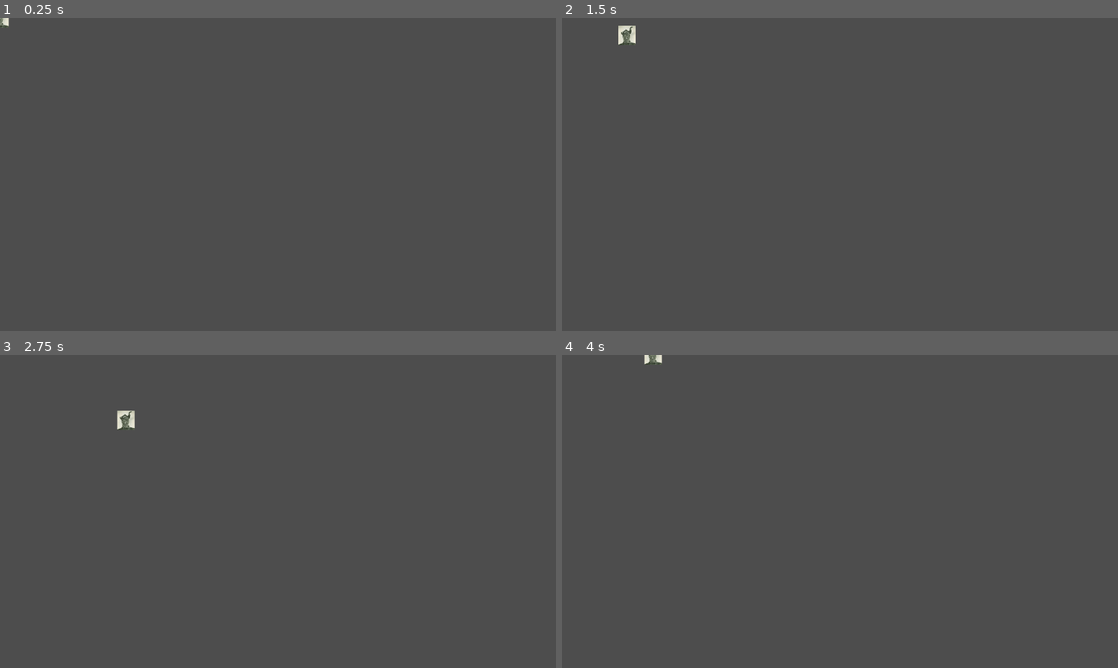
Above: before the commit, frames 1-4 (two rows, left to right).
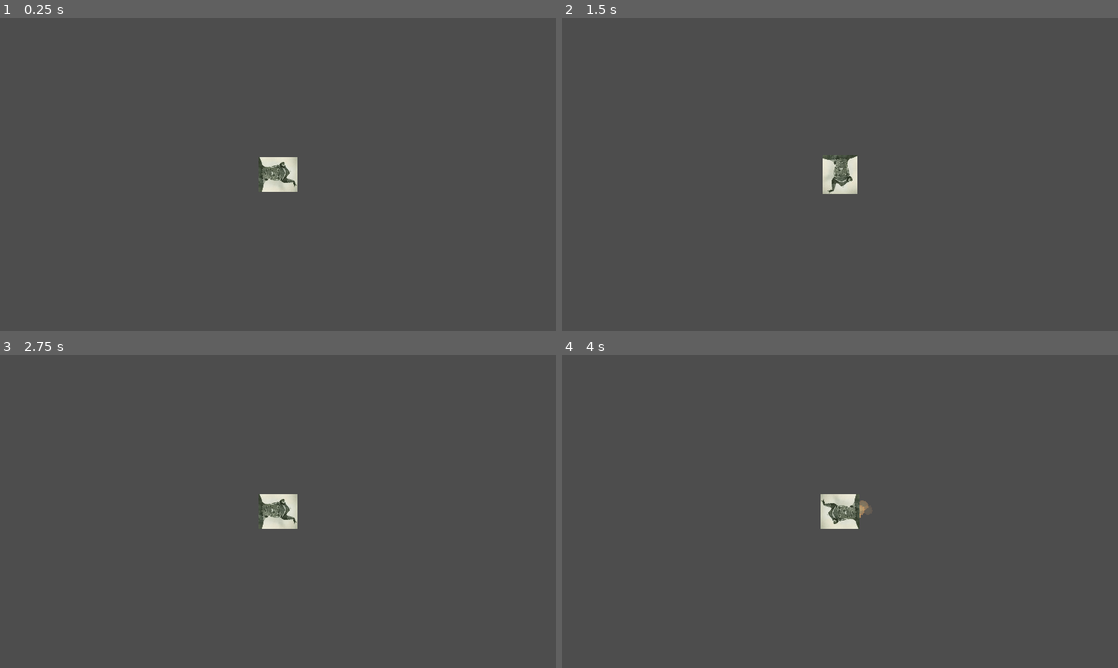
Above: after the commit, the same moments.

Repository: KosmicKroh/baldknobbers
Game: Godot game, scene res://player.tscn
The game is run twice, just before and just after one commit, with the same random seed, the same clock (stepped at 60 frames per second) and the same inputs. This scene is started directly instead of the project's main scene.
Inputs:
- Up to frame 1 (0.25 s): no input
- Up to frame 2 (1.5 s): tap Enter at 0.5 s; hold D (walk_right) 0.53-1.28 s; tap E (add_fire) at 0.6 s; tap Q (add_water) at 0.8, 1.35 s; hold Down (walk_down) from 1.28 s (still down)
- Up to frame 3 (2.75 s): tap E (add_fire) at 1.55, 2.1 s; release Down (walk_down) at 2.03 s; hold D (walk_right) from 2.03 s (still down); tap Q (add_water) at 2.3 s
- Up to frame 4 (4 s): release D (walk_right) at 2.78 s; hold W (walk_up) 2.78-3.53 s; tap Q (add_water) at 2.85, 3.8 s; tap E (add_fire) at 3.05, 3.6 s; hold A (walk_left) from 3.53 s (still down)

The runs differ from the first frame. In frame 1, 0.7% of the frame differs, in the area x 0-54%, y 0-56%; in frame 2, 0.8%; in frame 3, 0.8%, in the area x 21-54%, y 17-56%; in frame 4, 0.8%.

Commit message:
Updated Player with Fire and Water

Diff:
--- a/baldknobbers-game/player.gd
+++ b/baldknobbers-game/player.gd
@@ -2,6 +2,9 @@
 
 
 const SPEED = 300.0
+var waterTexture = load("res://Sprites/WaterDrop.png")
+var fireTexture = load("res://Sprites/Fireball.png")
+var isWater:bool = true
 
 
 func _physics_process(_delta: float) -> void:
@@ -13,7 +16,27 @@
 
 	if directionX or directionY:
 		velocity = Vector2(directionX,directionY).normalized()*SPEED
+		if directionX == 1:
+			rotation = 0
+		elif directionX == -1:
+			rotation = PI
+		elif directionY == 1:
+			rotation = PI/2
+		elif directionY == -1:
+			rotation = -PI/2
 	else:
 		velocity *= 0.9
 
+	if Input.is_action_just_pressed("add_water") and not $Particles.emitting == false:
+		$Particles.texture = waterTexture
+		$Particles.emitting = true
+		isWater = true
+
+	if Input.is_action_just_pressed("add_fire") and $Particles.emitting == false:
+		$Particles.texture = fireTexture
+		$Particles.emitting = true
+		isWater = false
+
+	$EffectArea.monitoring = $Particles.emitting
+
 	move_and_slide()
--- a/baldknobbers-game/player.tscn
+++ b/baldknobbers-game/player.tscn
@@ -1,18 +1,70 @@
-[gd_scene load_steps=4 format=3 uid="uid://crsdvtn5cgwds"]
+[gd_scene load_steps=11 format=3 uid="uid://crsdvtn5cgwds"]
 
 [ext_resource type="Texture2D" uid="uid://28k7yvg5waf8" path="res://Sprites/BaldknobberPlaceholder.jpg" id="1_4flbx"]
 [ext_resource type="Script" uid="uid://d1fent70vmhh4" path="res://player.gd" id="1_onrkg"]
+[ext_resource type="Texture2D" uid="uid://ck58ka2nsdr55" path="res://Sprites/Water Drop.png" id="2_i3pqv"]
+
+[sub_resource type="Curve" id="Curve_i3pqv"]
+_data = [Vector2(0, 1), 0.0, 0.0, 0, 0, Vector2(0.82558143, 0.58646), -0.5632377, -0.5632377, 0, 0, Vector2(1, 0), -3.3748415, 0.0, 0, 0]
+point_count = 3
+
+[sub_resource type="CurveTexture" id="CurveTexture_hqtel"]
+curve = SubResource("Curve_i3pqv")
+
+[sub_resource type="Curve" id="Curve_hqtel"]
+_data = [Vector2(0, 0.5228385), 0.0, 0.0, 0, 0, Vector2(1, 1), 0.0, 0.0, 0, 0]
+point_count = 2
+
+[sub_resource type="CurveTexture" id="CurveTexture_sweqy"]
+curve = SubResource("Curve_hqtel")
+
+[sub_resource type="ParticleProcessMaterial" id="ParticleProcessMaterial_2hs0m"]
+particle_flag_disable_z = true
+angle_min = 1.0728835e-05
+angle_max = 184.90001
+spread = 11.25
+initial_velocity_min = 100.0
+initial_velocity_max = 150.0
+gravity = Vector3(0, 0, 0)
+scale_min = 0.099999994
+scale_max = 0.19999999
+scale_curve = SubResource("CurveTexture_sweqy")
+alpha_curve = SubResource("CurveTexture_hqtel")
 
 [sub_resource type="RectangleShape2D" id="RectangleShape2D_sh265"]
 size = Vector2(60, 66)
+
+[sub_resource type="CircleShape2D" id="CircleShape2D_i3pqv"]
+radius = 40.012497
 
 [node name="Player" type="CharacterBody2D"]
 motion_mode = 1
 script = ExtResource("1_onrkg")
 
+[node name="Particles" type="GPUParticles2D" parent="."]
+emitting = false
+amount = 20
+texture = ExtResource("2_i3pqv")
+lifetime = 0.5
+one_shot = true
+speed_scale = 1.3900000000000001
+explosiveness = 0.21
+process_material = SubResource("ParticleProcessMaterial_2hs0m")
+
 [node name="PlayerSprite" type="Sprite2D" parent="."]
+rotation = 1.5707964
 scale = Vector2(0.1, 0.1)
 texture = ExtResource("1_4flbx")
 
 [node name="Collider" type="CollisionShape2D" parent="."]
 shape = SubResource("RectangleShape2D_sh265")
+
+[node name="EffectArea" type="Area2D" parent="."]
+monitoring = false
+
+[node name="Collider" type="CollisionShape2D" parent="EffectArea"]
+position = Vector2(21, 0)
+shape = SubResource("CircleShape2D_i3pqv")
+
+[node name="PlayerCamera" type="Camera2D" parent="."]
+zoom = Vector2(2, 2)
Binary file added: baldknobbers-game/Sprites/Fireball.png
Not shown, added: baldknobbers-game/Sprites/Fireball.png.import
Binary file added: baldknobbers-game/Sprites/Water Drop.png
Not shown, added: baldknobbers-game/Sprites/Water Drop.png.import
Binary file added: baldknobbers-game/Sprites/WaterDrop.png
Not shown, added: baldknobbers-game/Sprites/WaterDrop.png.import
